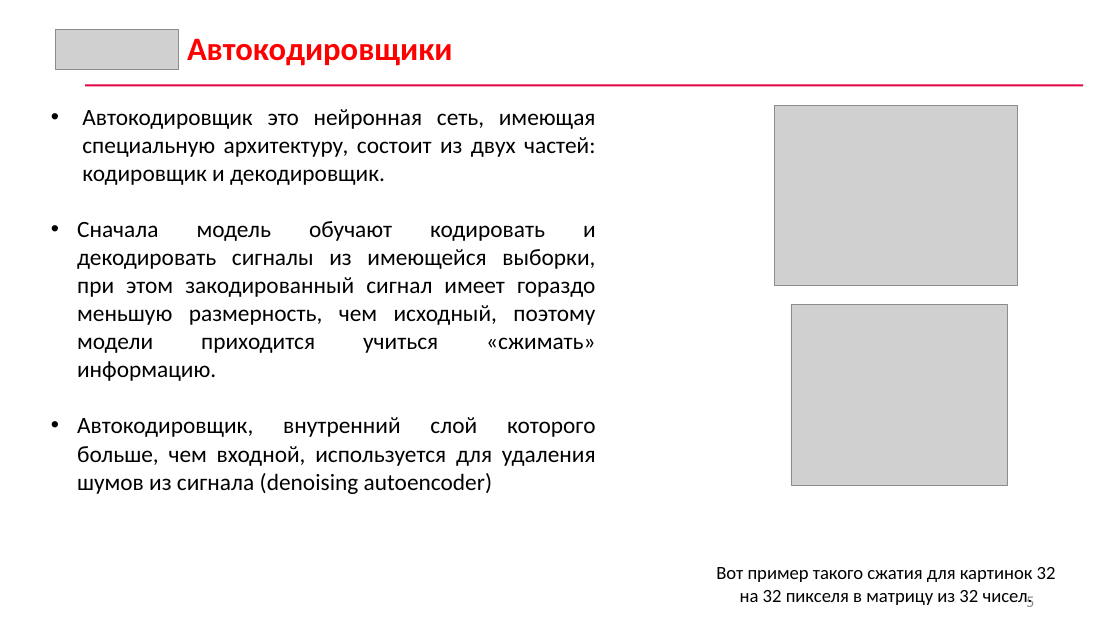
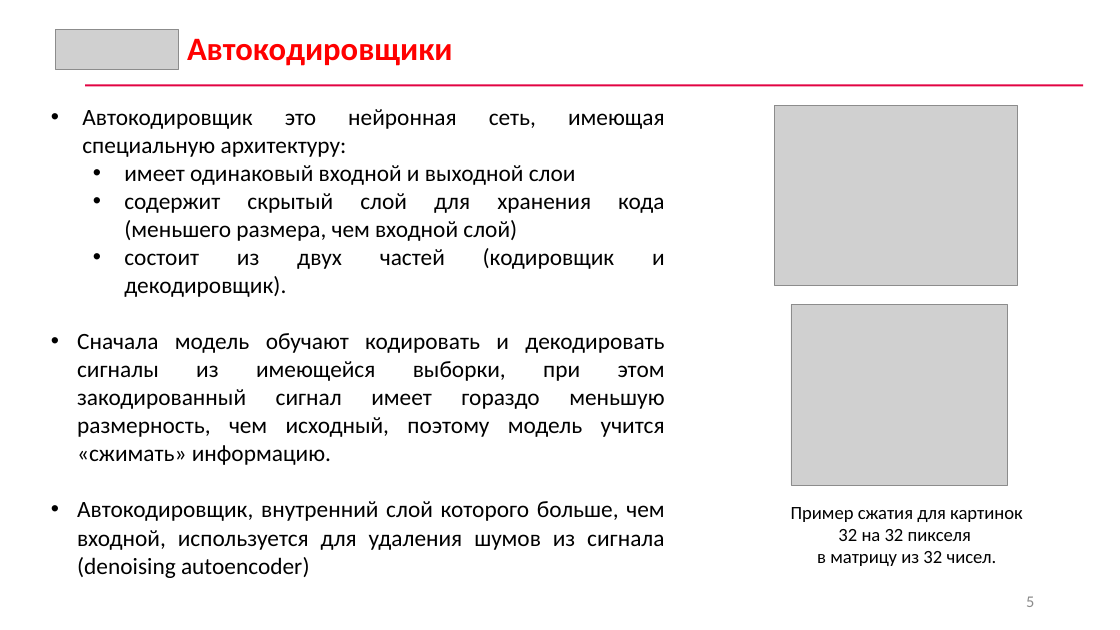
Before and after one commit to CyberLympha/AI-for-IS-Course, a slide deck: slide 5 of Лекции/Состязательные модели в ИБ.pptx. Drawn at 1120x630 pixels with LibreOffice and Linux fonts; fonts in the diff are those of the drawing; grey boxes stand for pictures. Boxes give left, top, right and bottom in pixels: in the first picture for what was removed or moved away, otherwise in the second. Text is boxed around its words. In the diff, an @@ line names an element or a change of style, - is before the commit and + after.

Commit message:
Обновлены материалы лекции "Состязательные модели" (добавлены примеры)

```diff
--- a/Лекции/Состязательные модели в ИБ.pptx
+++ b/Лекции/Состязательные модели в ИБ.pptx
@@ text at [77, 109, 665, 465]: text changed @@
-• Автокодировщик это нейронная сеть, имеющая специальную архитектуру, состоит из двух частей: кодировщик и декодировщик.
-• Сначала модель обучают кодировать и декодировать сигналы из имеющейся выборки, при этом закодированный сигнал имеет гораздо меньшую размерность, чем исходный, поэтому модели приходится учиться «сжимать» информацию.
+• Автокодировщик это нейронная сеть, имеющая специальную архитектуру:
+  • имеет одинаковый входной и выходной слои
+  • содержит скрытый слой для хранения кода (меньшего размера, чем входной слой)
+  • состоит из двух частей (кодировщик и декодировщик).
+• Сначала модель обучают кодировать и декодировать сигналы из имеющейся выборки, при этом закодированный сигнал имеет гораздо меньшую размерность, чем исходный, поэтому модель учится «сжимать» информацию.
@@ text at [791, 507, 1023, 566]: text changed @@
-Вот пример такого сжатия для картинок 32 на 32 пикселя в матрицу из 32 чисел.
+Пример сжатия для картинок 32 на 32 пикселя
+в матрицу из 32 чисел.
```
Also in this commit, not shown: 7 other slides changed, 3 slides added, 1 other file.
